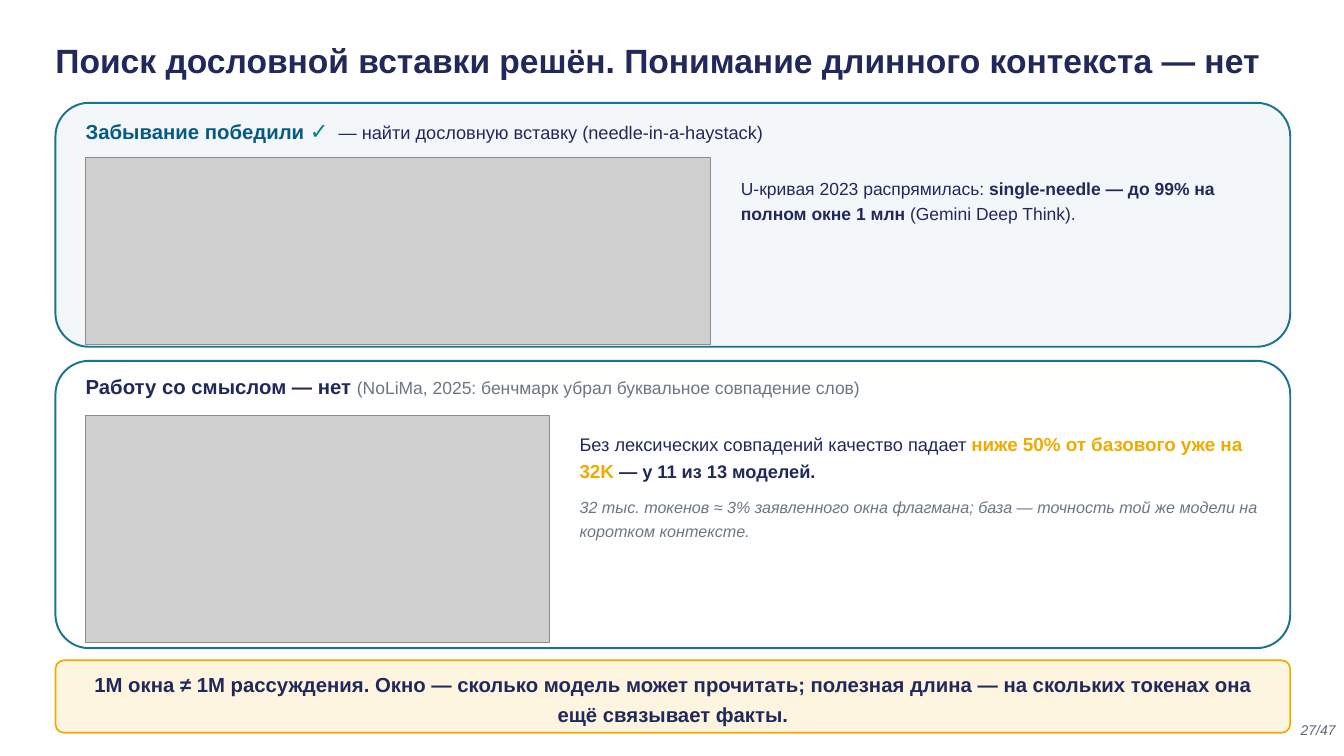
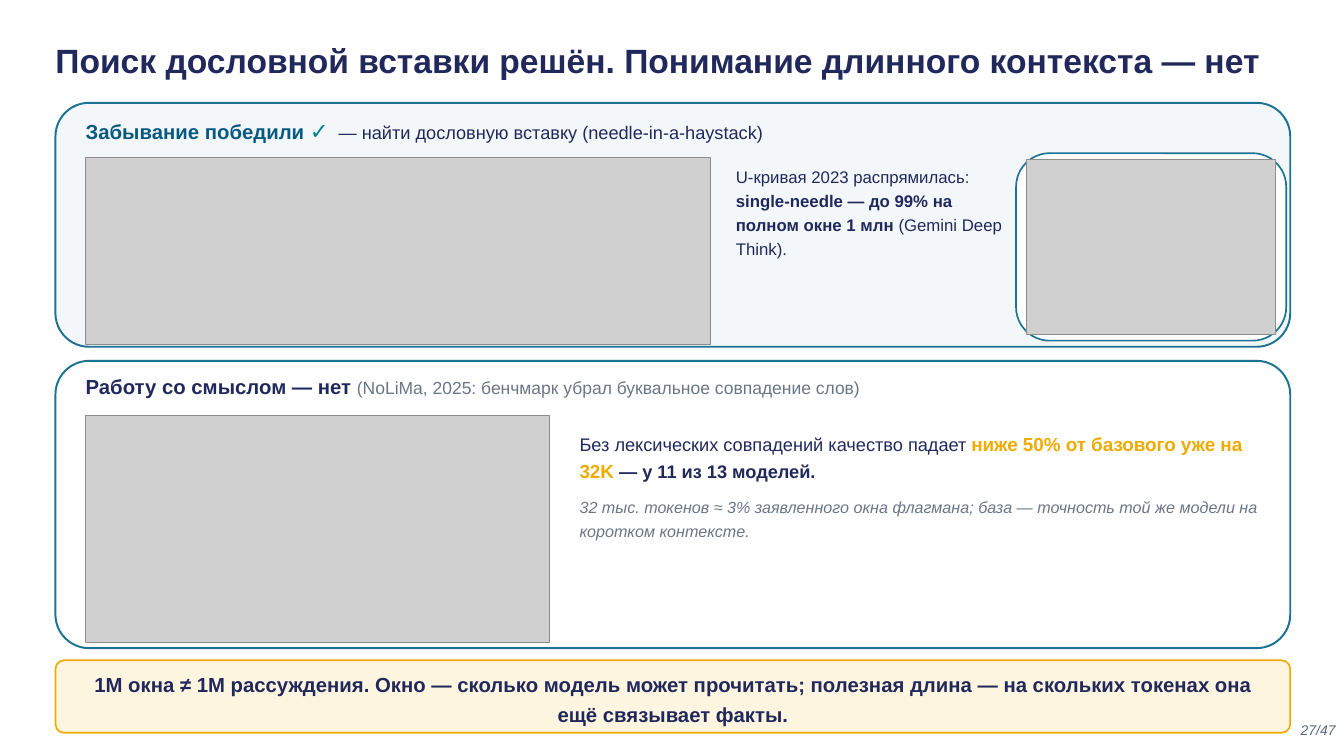
Before and after one commit to tellina-study/AI-usage-lessons, a slide deck: slide 27 of library/lectures/lec-02/rendered/lec-02.pptx. Drawn at 1344x756 pixels with LibreOffice and Linux fonts; fonts in the diff are those of the drawing; grey boxes stand for pictures. Boxes give left, top, right and bottom in pixels: in the first picture for what was removed or moved away, otherwise in the second. Text is boxed around its words. In the diff, an @@ line names an element or a change of style, - is before the commit and + after.

```diff
--- a/library/lectures/lec-02/rendered/lec-02.pptx
+++ b/library/lectures/lec-02/rendered/lec-02.pptx
@@ text "U-кривая 2023 распрямилась: single-needle — ...": place and size @@
-text "U-кривая 2023 распрямилась: single-needle — ..." at [741, 182, 1214, 224]
+text "U-кривая 2023 распрямилась: single-needle — ..." at [736, 171, 1002, 259]
@@ text "U-кривая 2023 распрямилась: single-needle — ..." at [736, 171, 1002, 259]: size 12.5 to 12 pt; line spacing 1.2 to 1.18 @@
@@ rounded rectangle added at [1016, 153, 1287, 341], fill #FFFFFF, outline #1C7293 1.2 pt @@
@@ picture added at [1027, 159, 1276, 335] @@
```
Also in this commit, not shown: 9 other slides changed, 29 other files.
